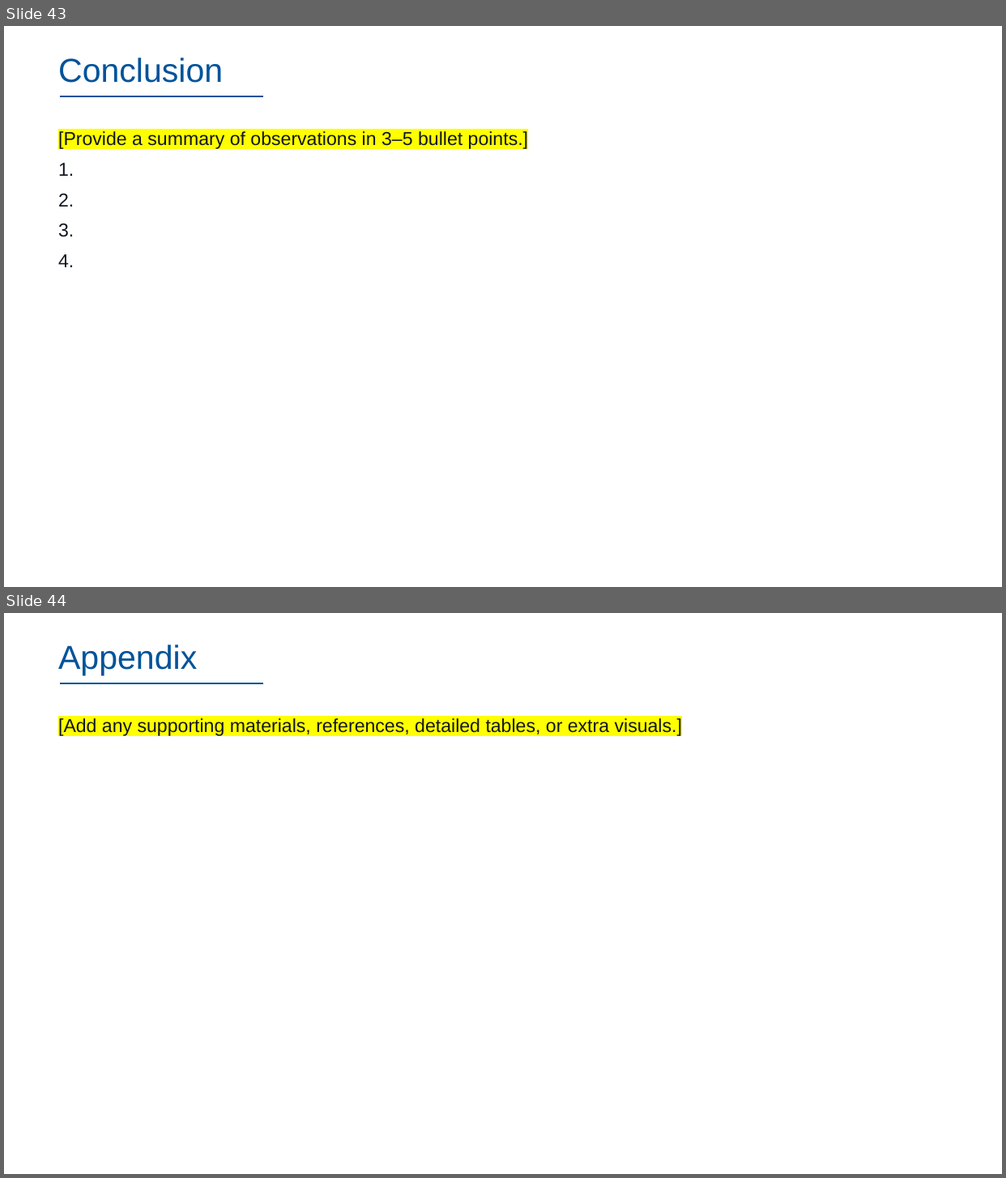
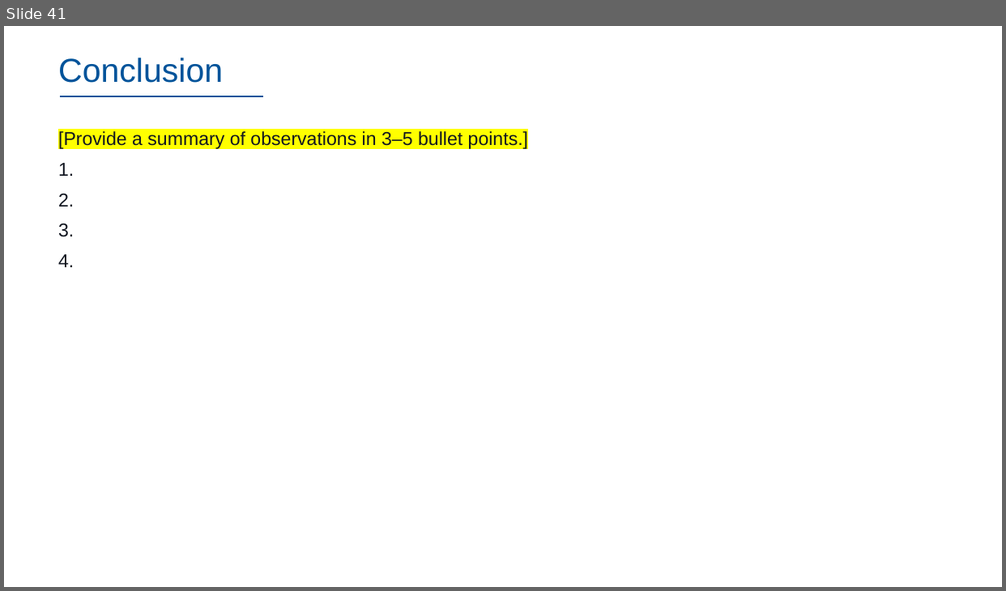
Before and after one commit to dennislamcv1/IBMSA, a slide deck: Systems Analyst Capstone Project/Final SubmissionDL.pptx. Shown one above the other, each under a label of ours: slides 43 and 44 before the commit, slide 41 after it. The pictures are 1006x1178 and 1006x591 pixels, drawn with LibreOffice and Linux fonts; fonts in the diff are those of the drawing; background and template pictures are left out. Boxes give left, top, right and bottom in pixels: in the first picture for what was removed or moved away, otherwise in the second. Text is boxed around its words. In the diff, an @@ line names an element or a change of style, - is before the commit and + after.

```diff
--- a/Systems Analyst Capstone Project/Final SubmissionDL.pptx
+++ b/Systems Analyst Capstone Project/Final SubmissionDL.pptx
@@ slide 44 removed at (4,613,1002,1174), background #FFFFFF; not listed: 1 template element that a slide beside it also shows @@
@@ title removed at (58,645,197,676) @@
-Appendix
@@ text removed at (58,718,682,737) @@
-[Add any supporting materials, references, detailed tables, or extra visuals.]
@@ what was slide 43 is now slide 41 @@
```
Also in this commit, not shown: 8 slides changed, 2 slides added, 1 other slide removed, 16 other files.
